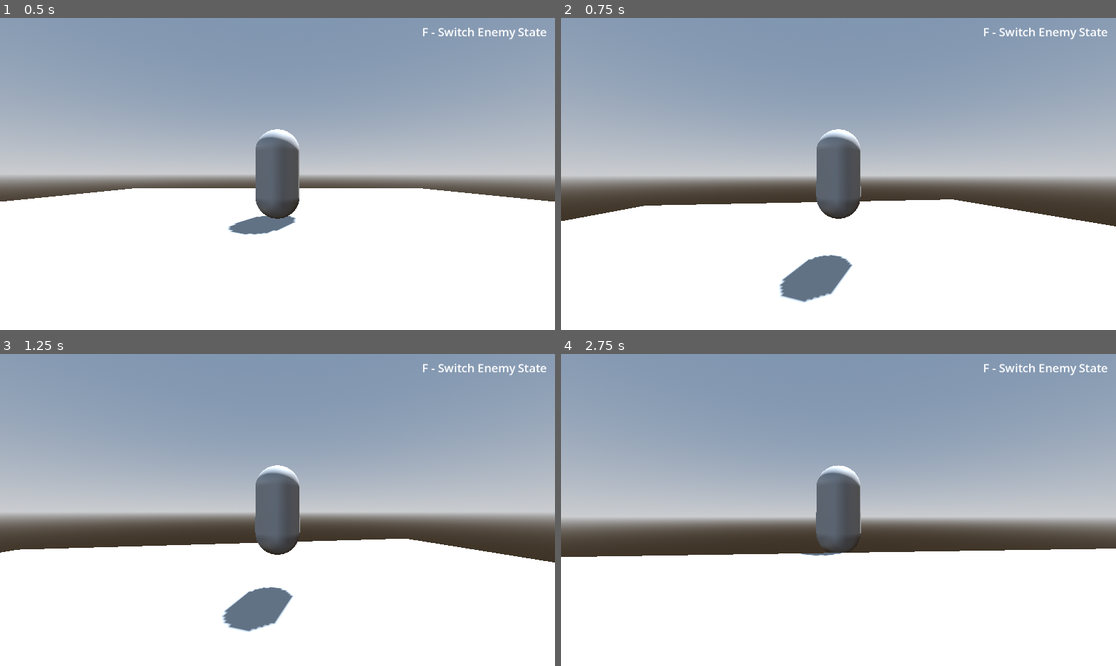
Above: before the commit, frames 1-4 (two rows, left to right).
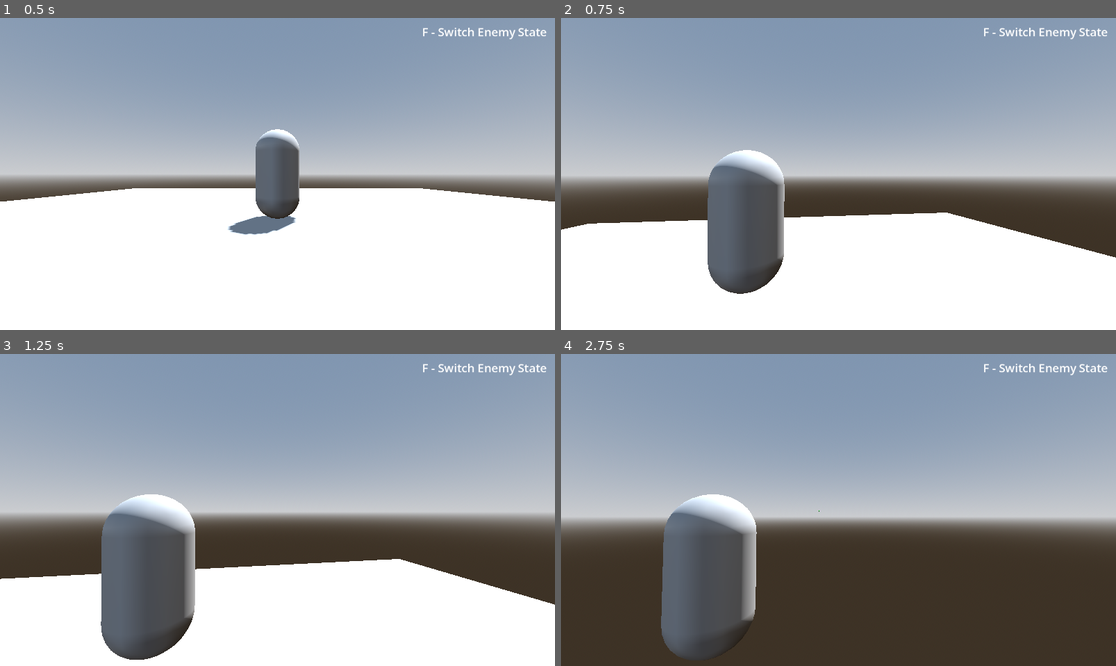
Above: after the commit, the same moments.

Repository: SoulPixelIV/space-egypt
Game: Godot game, scene res://Scenes/world.tscn
Same seed, same stepped clock (60 frames per second), same inputs: the game is played once before the commit and once after it.
Inputs (mouse positions are in pixels of both pictures, inside the frame that each line leads up to):
- Up to frame 1 (0.5 s): no input
- Up to frame 2 (0.75 s): tap Enter (ui_accept) at 0.5 s; move the mouse to (866, 174) at 0.52 s; hold W (ui_up) from 0.53 s (still down); hold Right mouse button (aim, bound only after the commit) from 0.53 s (still down)
- Up to frame 3 (1.25 s): keep holding W (ui_up); keep holding Right mouse button (aim, bound only after the commit); tap Enter (ui_accept) at 0.77 s
- Up to frame 4 (2.75 s): keep holding W (ui_up); move the mouse to (810, 510) at 1.27 s; release Right mouse button (aim, bound only after the commit) at 1.28 s; click (810, 510) at 1.35 s; tap Enter (ui_accept) at 1.52 s; right-click (810, 510) at 1.55 s; move the mouse to (849, 503) at 2.02 s; hold Right mouse button (aim, bound only after the commit) from 2.03 s (still down); tap F (toggle_state) at 2.1 s

Frame 1 is identical in both runs. In frame 2, 13% of the frame differs, in the area x 0-100%, y 35-92%; in frame 3, 18%; in frame 4, 40%, in the area x 0-100%, y 35-100%.

Commit message:
Added aiming system

Diff:
--- a/Scripts/Camera.gd
+++ b/Scripts/Camera.gd
@@ -3,14 +3,27 @@
 @export_range(0.0, 0.5) var mouse_sensitivity = 0.003
 @export_range(0.0, 90) var tilt_limit = 70
 @export_range(0.0, 1.0) var damping = 0.12
+@export var shoulder_offset := Vector3(1.6, 0.8, -2)
+@export var offset_speed := 8.0
 
 var following: Node3D = null
 var x_target = 0.0
 var y_target = 0.0
+var current_offset := Vector3.ZERO
 
 func _process(delta: float) -> void:
 	if following:
-		global_position = following.global_position
+		var target_offset = Vector3.ZERO
+
+		if Input.is_action_pressed("aim"):
+			target_offset = shoulder_offset
+
+		current_offset = current_offset.lerp(target_offset, offset_speed * delta)
+
+		global_position = following.global_position \
+			+ global_transform.basis.x * current_offset.x \
+			+ global_transform.basis.y * current_offset.y \
+			+ global_transform.basis.z * current_offset.z
 
 		rotation.x = lerp_angle(rotation.x, x_target, damping)
 		rotation.y = lerp_angle(rotation.y, y_target, damping)
--- a/project.godot
+++ b/project.godot
@@ -54,6 +54,11 @@
 "events": [Object(InputEventMouseButton,"resource_local_to_scene":false,"resource_name":"","device":-1,"window_id":0,"a …(253 unchanged characters)…
 ]
 }
+aim={
+"deadzone": 0.2,
+"events": [Object(InputEventMouseButton,"resource_local_to_scene":false,"resource_name":"","device":-1,"window_id":0,"alt_pressed":false,"shift_pressed":false,"ctrl_pressed":false,"meta_pressed":false,"button_mask":0,"position":Vector2(0, 0),"global_position":Vector2(0, 0),"factor":1.0,"button_index":2,"canceled":false,"pressed":false,"double_click":false,"script":null)
+]
+}
 
 [physics]
 
